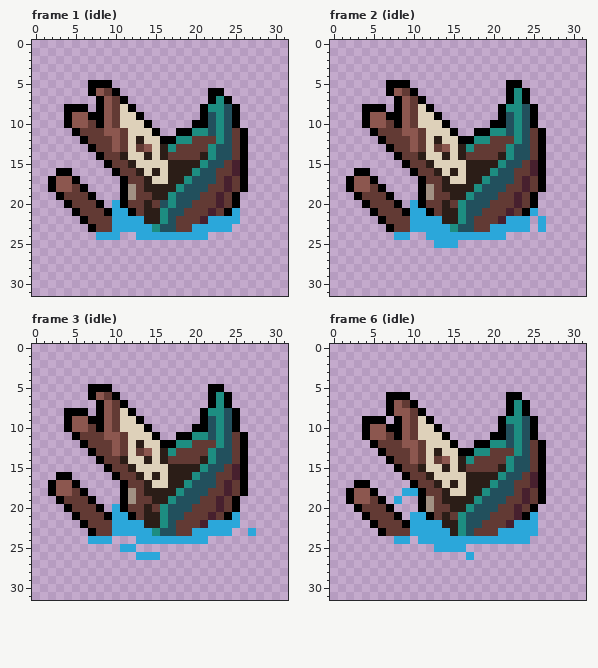
One commit to this pixel-art file: assets_src/image/units/crew/crew.ase. The picture above is the old version.
32x32 pixels, 12 frames. Shown: frame 1 (idle), frame 2 (idle), frame 3 (idle), frame 6 (idle). The commit also changed other frames, which this record leaves out.
The same view after the edit:
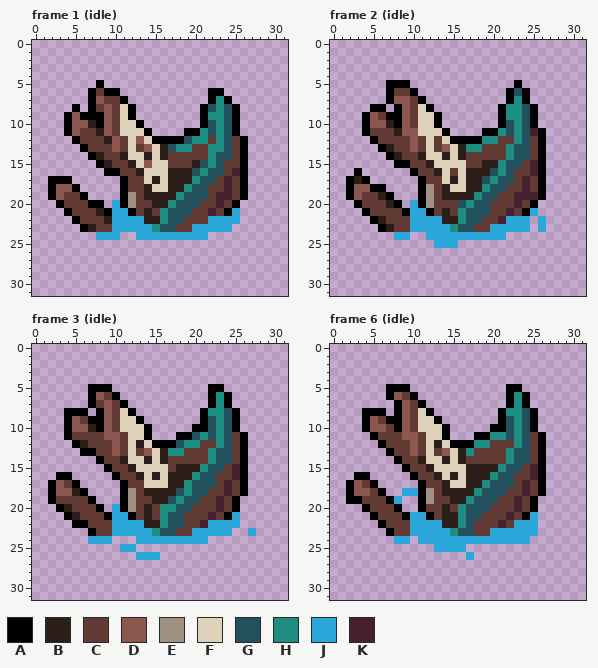
Palette (. is transparent): A #000000  B #2b1d17  C #623a34  D #8c574f  E #a19183  F #ded1ba  G #22505d  H #1d8d81  J #2ba7da  K #47202e
Difference:
Changed rows in their new state; - is an unchanged pixel.
Frame 1 (idle):
first column x 2:
 5 -----.-.-----------------
 6 ------CA-----------------
 7 -----ADC-----------------
 8 --.-.AC-------------G----
 9 ----A-----A.--------H----
10 -----B-----A.-----.------
11 --AD--B-CF--A.--.-A----A.
12 ---AC--B---D-A--AGHH-----
13 ----AC---------GHH---H---
14 -----AB------------C-----
15 ------AB----D--CCC-GH--C-
16 -..----A-----F----GH-G---
17 -AA.--------FB---BH------
18 ---A.-----C--FF-BH-------
19 AD--A.------B--BH--G--KCA
20 -AC--A----E-CBB---G------
21 --AC--B------C---G-------
22 ---AC--B--------G--C-----
23 ----AB-------------------
Frame 2 (idle):
first column x 2:
 5 --------------------.----
 6 ------C--------------G---
 7 -----AD------------------
 8 --.----------------------
 9 ----C---------------H----
10 -----B-----A.-----.------
11 --AC--B--F--A.--.-A----K-
12 ---AC------C-A--A-H------
13 ----AB----------H--------
14 -----AB------------C-----
15 ------A--------CC--------
16 --.----------C----GH-----
17 -BA.--------FB---GH------
18 ---A---------FF-BH-------
19 AD--B-------B--BH-----KKA
20 -AC--B----E-C-GH---------
21 --AC---------C---G-------
22 ---AB-----------G--------
23 ----AB-------------------
Frame 3 (idle):
first column x 2:
 7 -----AC-------------
 9 ----C---------------
10 -----B--------------
11 --AC--------A.----G-
12 ---AB--------A--G-H-
13 ----A-----------H---
14 -------------------C
15 ---------------C----
17 --C---------F-------
18 ---B------------GH--
19 AC-------------GH---
20 -AB-------E----H----
21 --AB---------C------
22 ---A------------G---
Frame 6 (idle):
first column x 2:
 5 -----AAA------------AA---
 6 ------DCA------------HA--
 7 -----.ADCA---------------
 8 --AAA.A--FA--------AH-GA-
 9 ---DCA----FA--------G----
10 -----C-----FA-----A------
11 --.AC-C-DC------AAHH---CA
12 ---.A--C---B--AAHHCCC----
13 ----.A-----CD-BHCC--HG---
14 -----.A-CB-FB--C---------
15 ------.A-CB-F-FBBBBHG-CK-
16 -AA----.A-CB-B----HG-C---
17 ADCA----.A-CBF---HG---KC-
18 ---CA-----E--BB-HG--C----
19 -AC-CA------C--HG--C-KCA.
20 -.A--CA---C-BCHG--C------
21 --.A--CA-----B---C--KC---
22 ---.A--C--------C--KC----
23 ----.A-------HG---J------
Where, in picture pixels (left, top, right, bottom), the same in both pictures:
changed: (48, 80, 248, 232)
changed: (346, 80, 546, 232)
changed: (48, 400, 104, 528)
changed: (128, 432, 208, 528)
changed: (346, 384, 546, 536)
